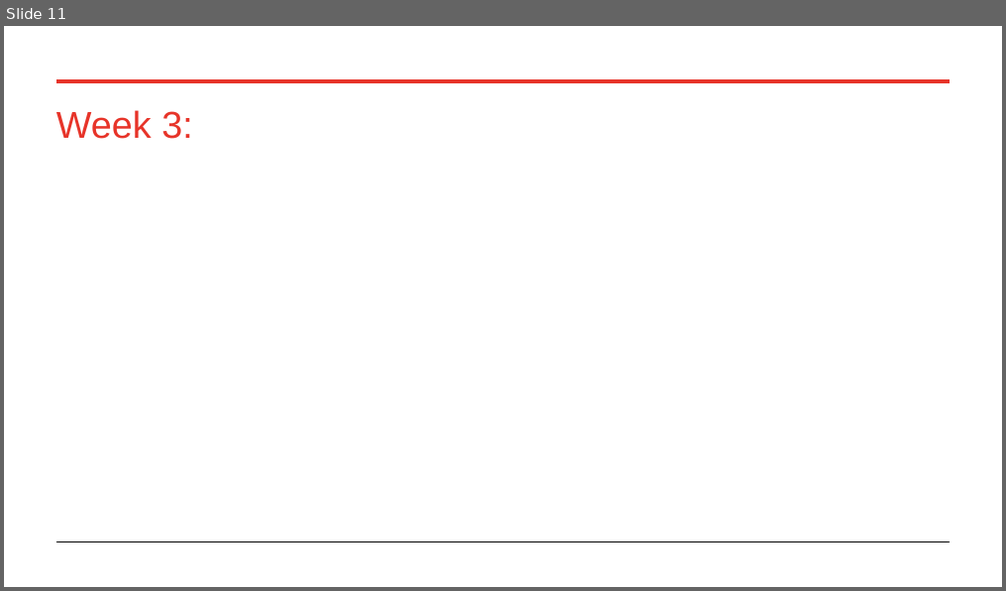
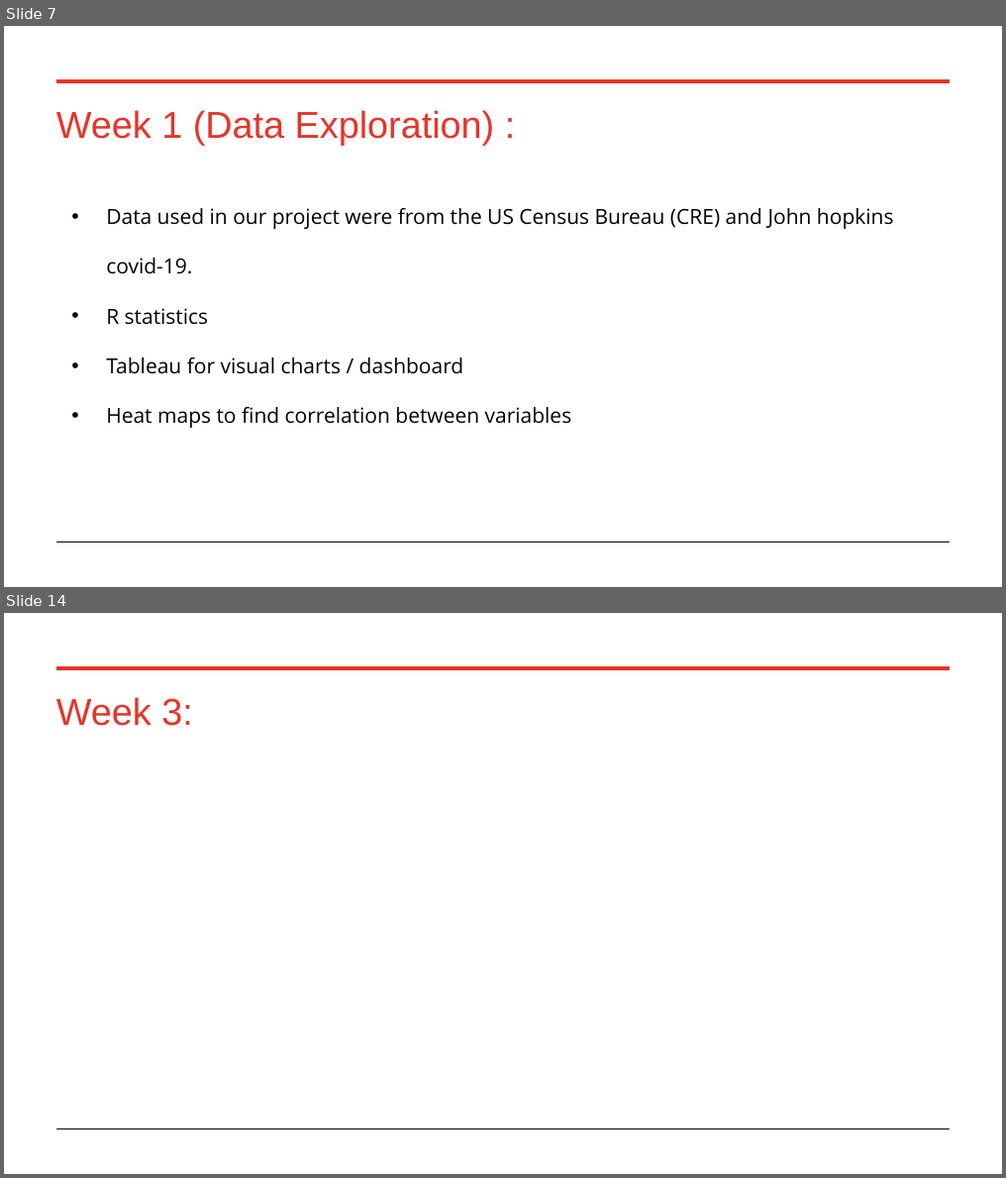
Before and after one commit to raksnotes/Final-Capstone-, a slide deck: FinalCapstonePP.pptx. Shown one above the other, each under a label of ours: slide 11 before the commit, slides 7 and 14 after it; the slides between them are not shown. The pictures are 1006x591 and 1006x1178 pixels, drawn with LibreOffice and Linux fonts; fonts in the diff are those of the drawing. Boxes give left, top, right and bottom in pixels: in the first picture for what was removed or moved away, otherwise in the second. Text is boxed around its words. In the diff, an @@ line names an element or a change of style, - is before the commit and + after.

Commit message:
Adding images from R statistics, updated powerpoint and R file

```diff
--- a/FinalCapstonePP.pptx
+++ b/FinalCapstonePP.pptx
@@ slide 7 added at (x1=4, y1=26, x2=1002, y2=587), background #FFFFFF; not listed: 2 template elements that a slide beside it also shows @@
@@ title added at (x1=56, y1=110, x2=495, y2=145), 27 pt, text #E73429 @@
+Week 1 (Data Exploration) :
@@ text added at (x1=106, y1=208, x2=894, y2=428), 15 pt, text #000000 @@
+• Data used in our project were from the US Census Bureau (CRE) and John hopkins covid-19.
+• R statistics
+• Tableau for visual charts / dashboard
+• Heat maps to find correlation between variables
@@ what was slide 11 is now slide 14 @@
```
Also in this commit, not shown: 8 slides changed, 4 other slides added, 2 slides removed, 9 other files.
